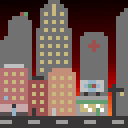
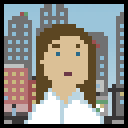
Layer changes from the first 128x128 image to the second:
added layer "Layer copy #1" above "ManReporter copy" over 0, 0, 128, 128
painted on "BackBuildings" over 8, 4, 124, 104
added layer "background2" above "Background" over 0, 0, 128, 128
hid "Background" over 0, 0, 128, 128
